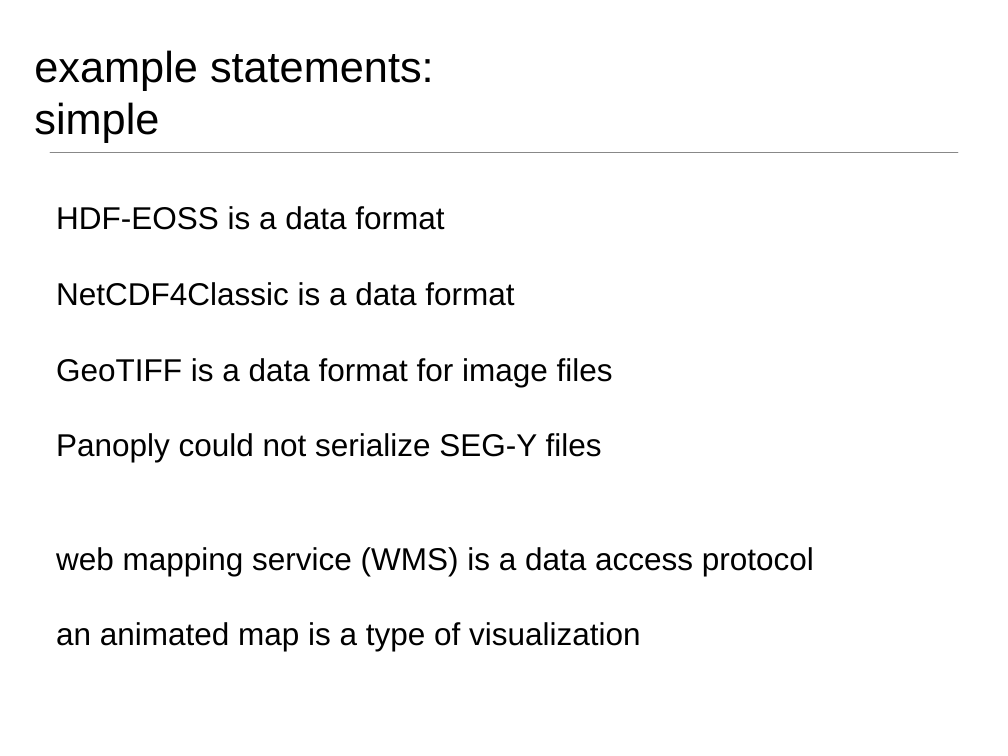
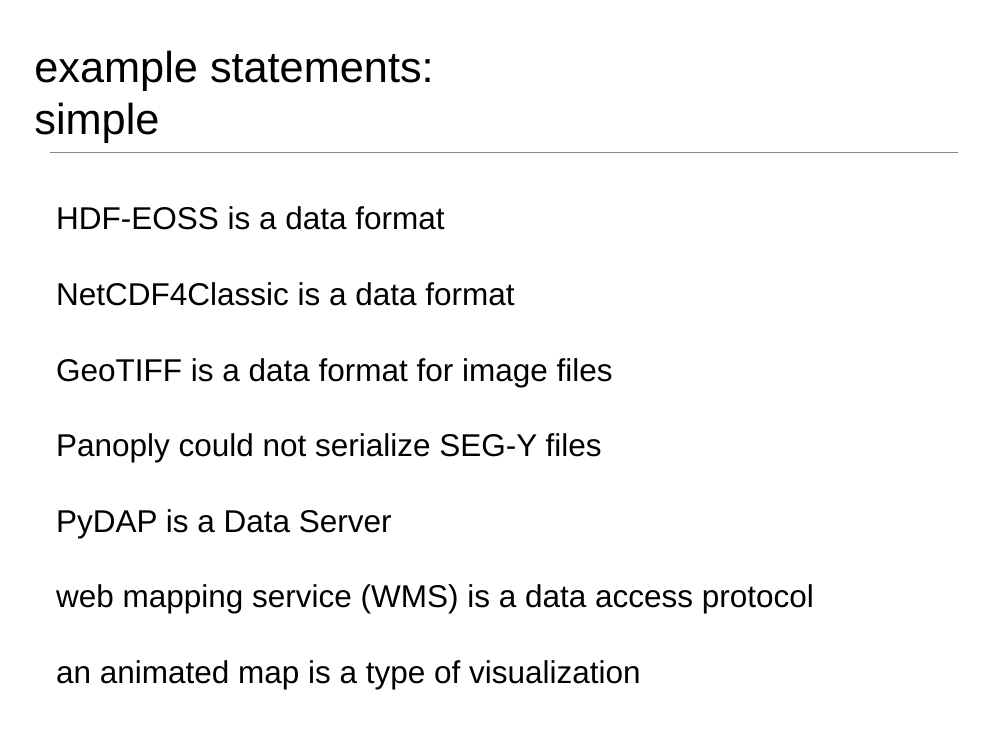
Before and after one commit to ESIPFed/toolmatch-ontology, a slide deck: slide 10 of 2016ESIPSprint/ToolMatch_Sprint_ESIPSummer2016_v2.pptx (slide 12 before the commit). Drawn at 1008x756 pixels with LibreOffice and Linux fonts; fonts in the diff are those of the drawing; background and template pictures are left out. Boxes give left, top, right and bottom in pixels: in the first picture for what was removed or moved away, otherwise in the second. Text is boxed around its words. In the diff, an @@ line names an element or a change of style, - is before the commit and + after.

```diff
--- a/2016ESIPSprint/ToolMatch_Sprint_ESIPSummer2016_v2.pptx
+++ b/2016ESIPSprint/ToolMatch_Sprint_ESIPSummer2016_v2.pptx
@@ text at (56,509,392,538): paragraph added @@
+PyDAP is a Data Server
```
Also in this commit, not shown: 7 other slides changed, 2 slides removed.
